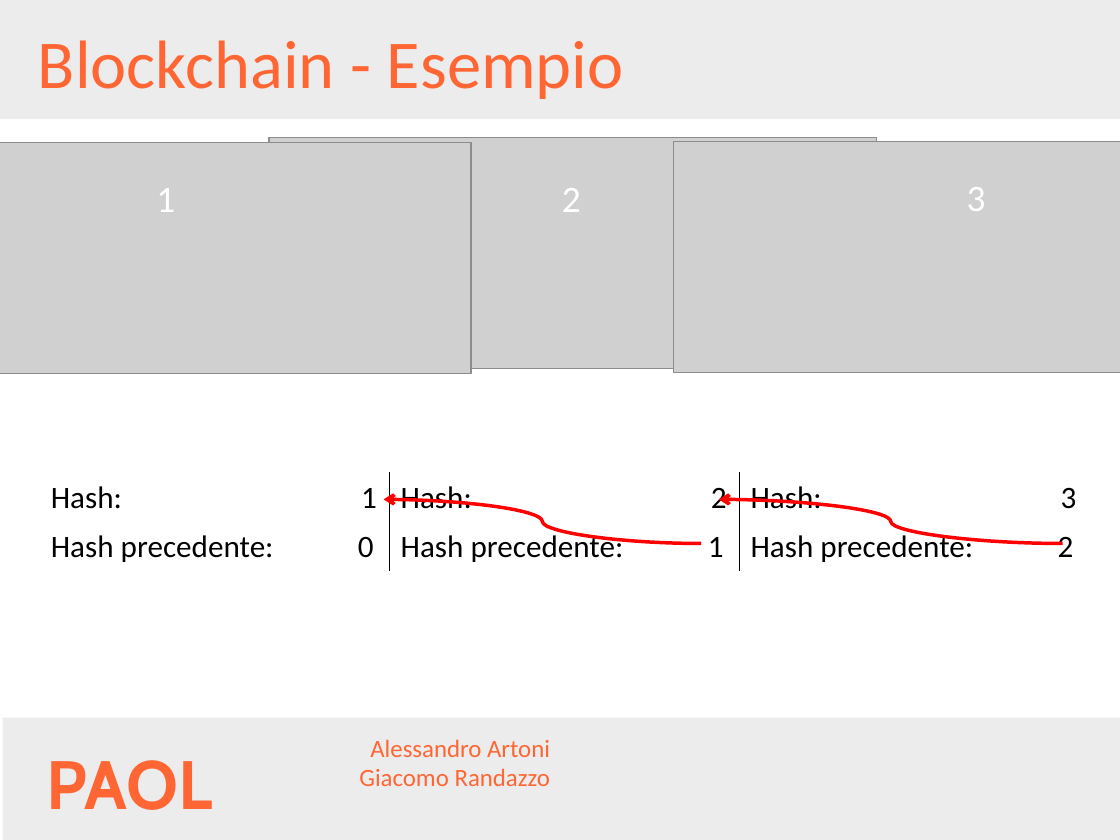
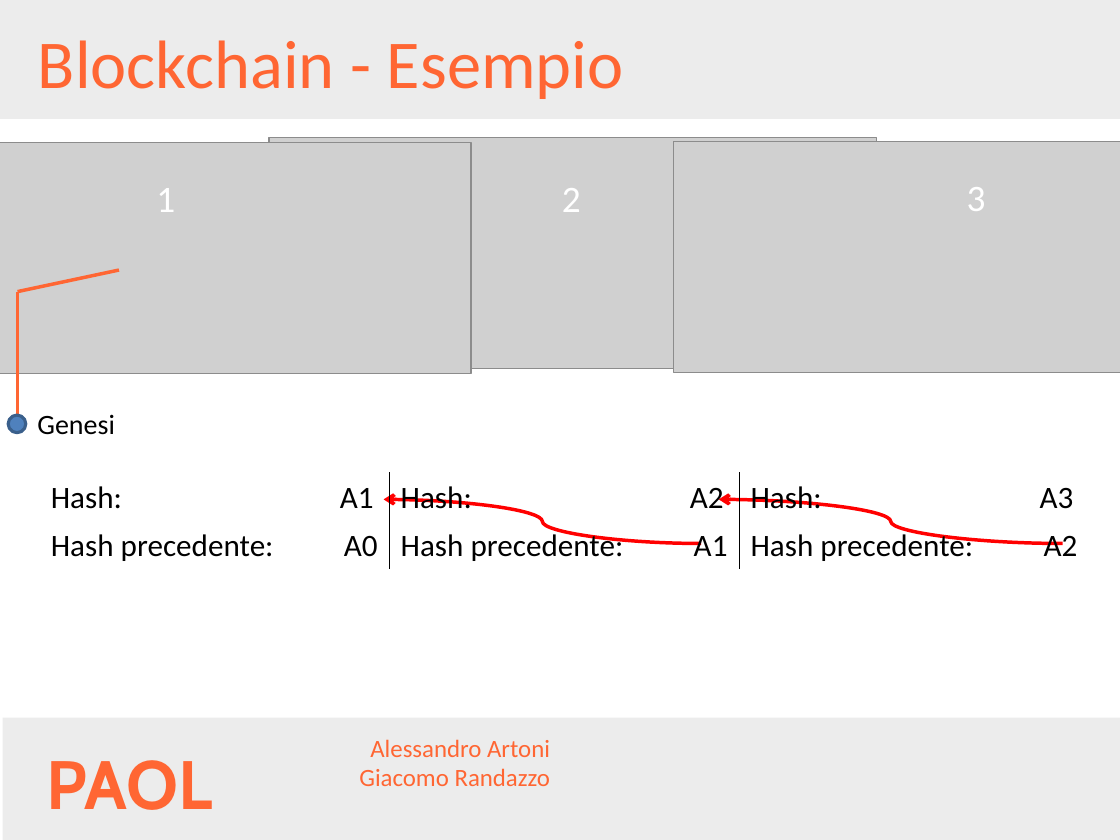
Before and after one commit to AlessandroArtoni/blockchainAndCriptocurrencies, a slide deck: slide 18 of Presentazione.pptx. Drawn at 1120x840 pixels with LibreOffice and Linux fonts; fonts in the diff are those of the drawing; grey boxes stand for pictures; background and template pictures are left out. Boxes give left, top, right and bottom in pixels: in the first picture for what was removed or moved away, otherwise in the second. Text is boxed around its words. In the diff, an @@ line names an element or a change of style, - is before the commit and + after.

```diff
--- a/Presentazione.pptx
+++ b/Presentazione.pptx
@@ line added from (18, 416) to (18, 291), #FF6633 2.25 pt @@
@@ line added from (119, 270) to (18, 291), #FF6633 2.25 pt @@
@@ ellipse added at <box>8,416,26,433</box>, fill #4F81BD, outline #3A5F8C 2 pt @@
@@ text added at <box>37,414,115,435</box>, 18 pt, text #000000 @@
+Genesi
@@ table at <box>39,473,1088,570</box> @@
-row 1: Hash: 1 | Hash: 2 | Hash: 3
+row 1: Hash: A1 | Hash: A2 | Hash: A3
-row 2: Hash precedente: 0 | Hash precedente: 1 | Hash precedente: 2
+row 2: Hash precedente: A0 | Hash precedente: A1 | Hash precedente: A2
```
Also in this commit, not shown: 3 other slides changed, 4 slides added, 1 slide removed, 8 other files.
